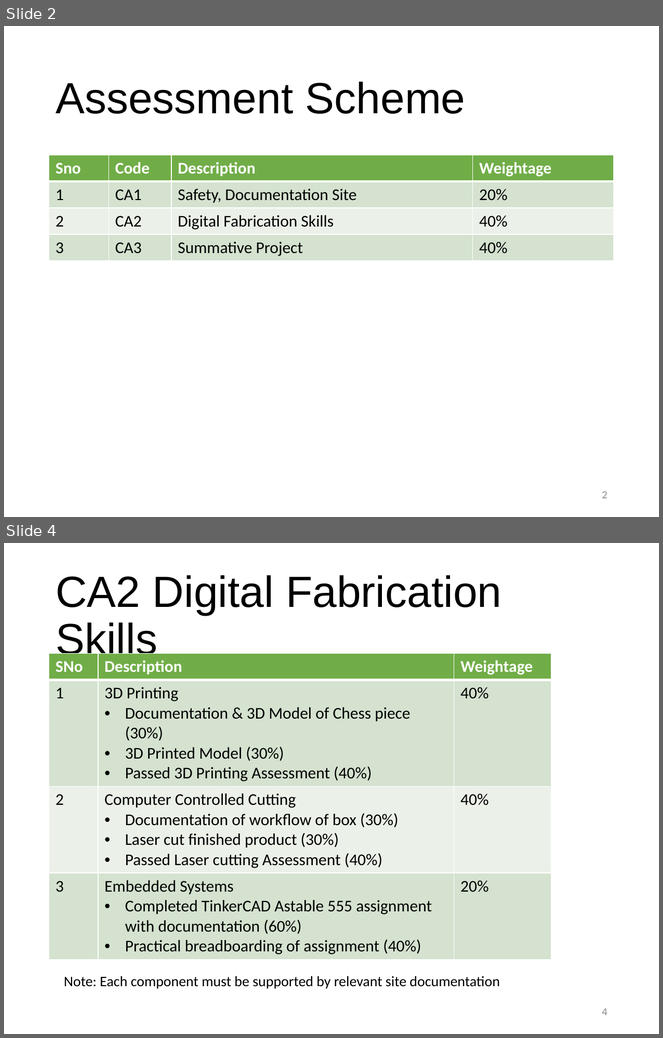
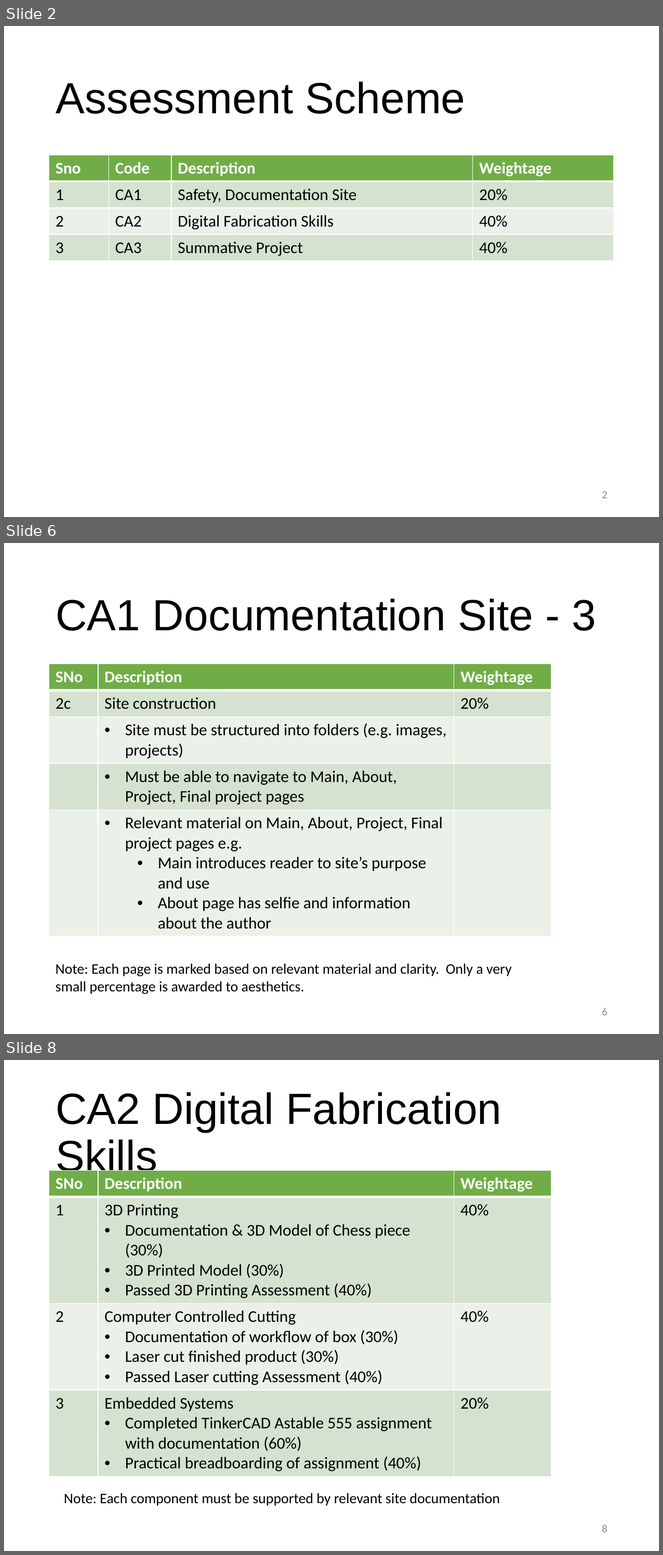
Before and after one commit to RDorville/digfab, a slide deck: presentations/ep1000_assessment/ep1000_assessment.pptx. Shown one above the other, each under a label of ours: slides 2 and 4 before the commit, slides 2, 6 and 8 after it; the slides between them are not shown. The pictures are 663x1038 and 663x1555 pixels, drawn with LibreOffice and Linux fonts; fonts in the diff are those of the drawing; background and template pictures are left out. Boxes give left, top, right and bottom in pixels: in the first picture for what was removed or moved away, otherwise in the second. Text is boxed around its words. In the diff, an @@ line names an element or a change of style, - is before the commit and + after.

```diff
--- a/presentations/ep1000_assessment/ep1000_assessment.pptx
+++ b/presentations/ep1000_assessment/ep1000_assessment.pptx
@@ slide 6 added at (4,543,659,1034), background #FFFFFF @@
@@ title added at (55,599,597,631), 48 pt, text #000000 @@
+CA1 Documentation Site - 3
@@ table added at (49,664,552,933), 5 rows, 3 columns @@
+SNo | Description | Weightage
+2c | Site construction | 20%
+ | Site must be structured into folders (e.g. images, projects) | 
+ | Must be able to navigate to Main, About, Project, Final project pages | 
+ | Relevant material on Main, About, Project, Final project pages e.g. / Main introduces reader to site’s purpose and use / About page has selfie and information about the author | 
@@ text added at (55,964,512,994), 16 pt, text #000000 @@
+Note: Each page is marked based on relevant material and clarity. Only a very small percentage is awarded to aesthetics.
@@ page number added at (602,1008,608,1016), 12 pt, text #8C8C8C @@
+6
@@ what was slide 4 is now slide 8 @@
@@ page number at (602,1525,608,1533): text changed @@
-4
+8
```
Also in this commit, not shown: 1 slide changed, 3 other slides added, 1 other file.
